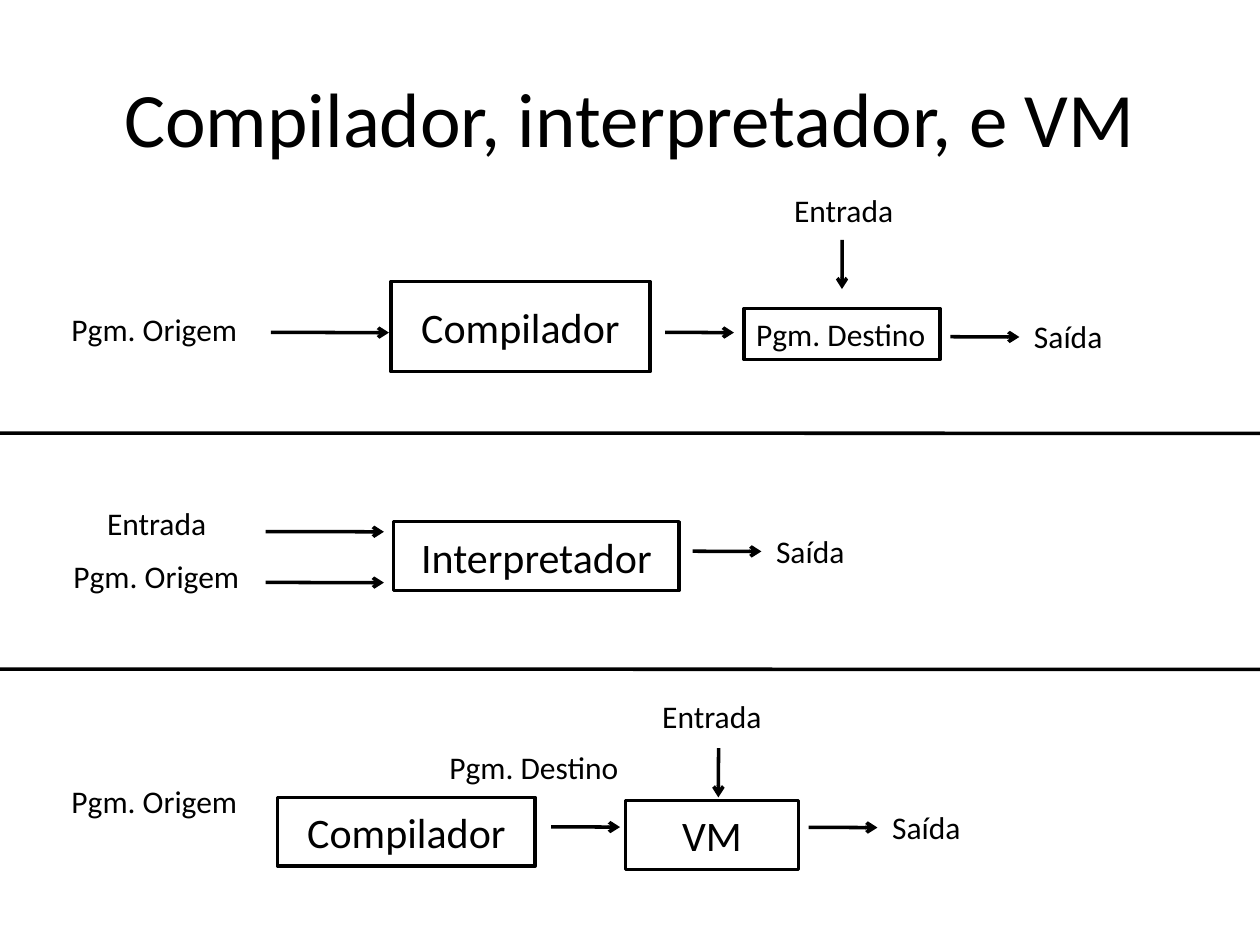
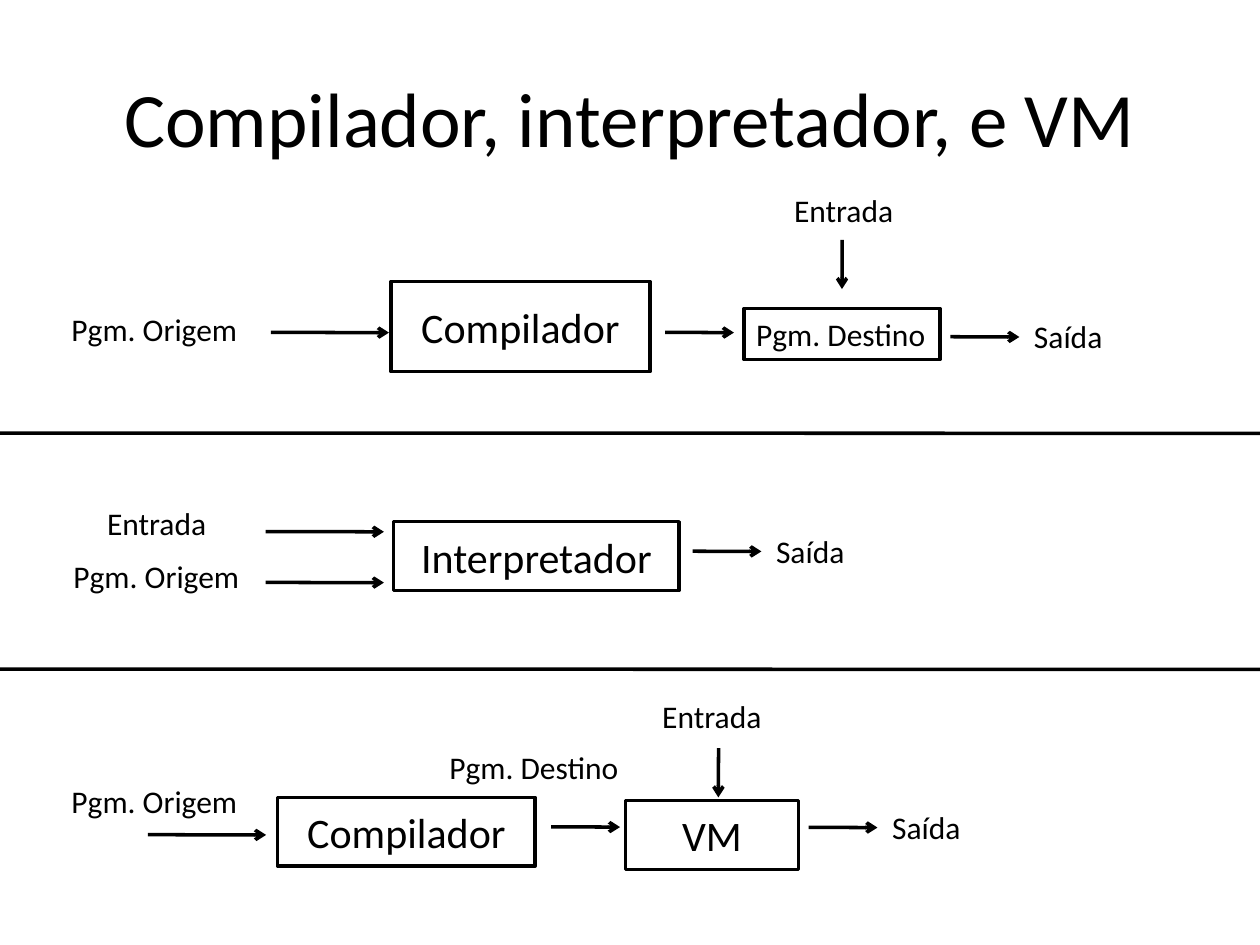
Before and after one commit to damorim/compilers-cin, a slide deck: slide 9 of slides-aulas/intro.pptx. Drawn at 1260x945 pixels with LibreOffice and Linux fonts; fonts in the diff are those of the drawing. Boxes give left, top, right and bottom in pixels: in the first picture for what was removed or moved away, otherwise in the second. Text is boxed around its words. In the diff, an @@ line names an element or a change of style, - is before the commit and + after.

```diff
--- a/slides-aulas/intro.pptx
+++ b/slides-aulas/intro.pptx
@@ arrow added from (147, 834) to (266, 835), #000000 2 pt @@
```
Also in this commit, not shown: 1 slide added, 1 slide removed, 1 other file.
